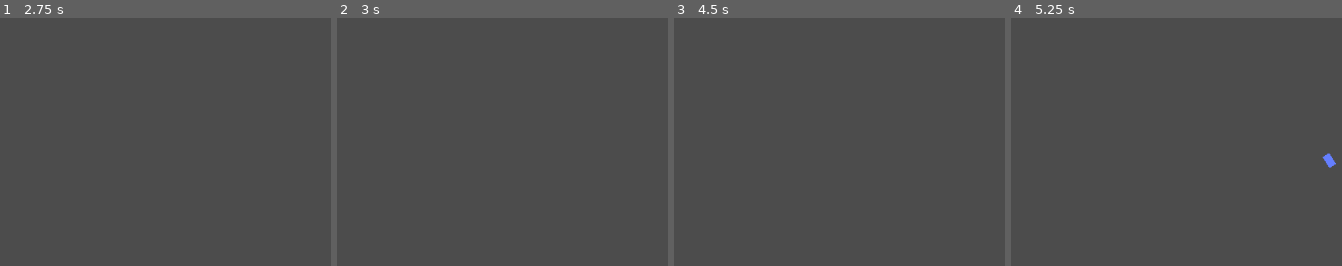
Above: before the commit, frames 1-4 (left to right).
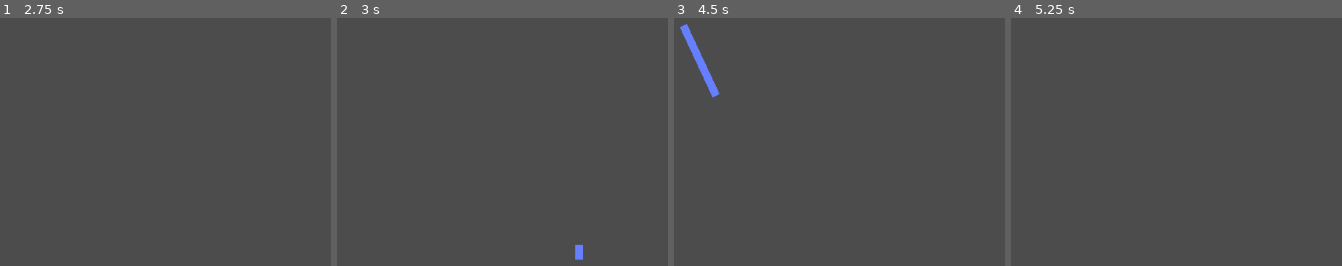
Above: after the commit, the same moments.

Repository: Norodix/GoGodot2
Game: Godot game, scene res://World.tscn
Two runs of this game, one before a commit and one after it. Both use one fixed random seed, a clock stepped at 60 frames per second and the inputs below.
Inputs (mouse positions are in pixels of both pictures, inside the frame that each line leads up to):
- Up to frame 1 (2.75 s): tap Enter at 0.5, 2 s; move the mouse to (outside the picture) at 0.52 s; click (outside the picture) at 0.67 s; tap Space at 1.25 s; move the mouse to (122, 189) at 1.27 s; click (122, 189) at 1.42 s; move the mouse to (outside the picture) at 2.02 s; click (outside the picture) at 2.17 s
- Up to frame 2 (3 s): tap Space at 2.75 s; move the mouse to (578, 258) at 2.77 s; click (578, 258) at 2.92 s
- Up to frame 3 (4.5 s): tap Enter at 3.5 s; move the mouse to (outside the picture) at 3.52 s; click (outside the picture) at 3.67 s; tap Space at 4.25 s; move the mouse to (717, 94) at 4.27 s; click (717, 94) at 4.42 s
- Up to frame 4 (5.25 s): move the mouse to (1332, 166) at 5.02 s; click (1332, 166) at 5.17 s

Frame 1 is identical in both runs. In frame 2, 0.2% of the frame differs, in the area x 71-75%, y 91-98%; in frame 3, 0.8%, in the area x 1-14%, y 2-33%; in frame 4, 0.1%.

Commit message:
end of day updates

Diff:
--- a/EnergyStreamer/World.gd
+++ b/EnergyStreamer/World.gd
@@ -33,6 +33,7 @@
 
 func _unhandled_input(event):
 	if (event is InputEventMouseButton):
+		#TODO only handle all the following things for left click
 		if event.is_pressed():
 			print("pressed")
 			#get source if under mouse, set source
--- a/EnergyStreamer/World.tscn
+++ b/EnergyStreamer/World.tscn
@@ -9,7 +9,7 @@
 script = ExtResource( 1 )
 
 [node name="Area2D2" type="Area2D" parent="."]
-position = Vector2( 554, 286 )
+position = Vector2( 461, 401 )
 collision_layer = 2
 collision_mask = 0
 
@@ -24,5 +24,13 @@
 [node name="CollisionShape2D" type="CollisionShape2D" parent="Area2D3"]
 shape = SubResource( 2 )
 
+[node name="Area2D4" type="Area2D" parent="."]
+position = Vector2( 163, 120 )
+collision_layer = 2
+collision_mask = 0
+
+[node name="CollisionShape2D" type="CollisionShape2D" parent="Area2D4"]
+shape = SubResource( 2 )
+
 [node name="Line2D" type="Line2D" parent="."]
 points = PoolVector2Array( 0, 0, 0, 0 )
Not shown, changed: TODO.md
